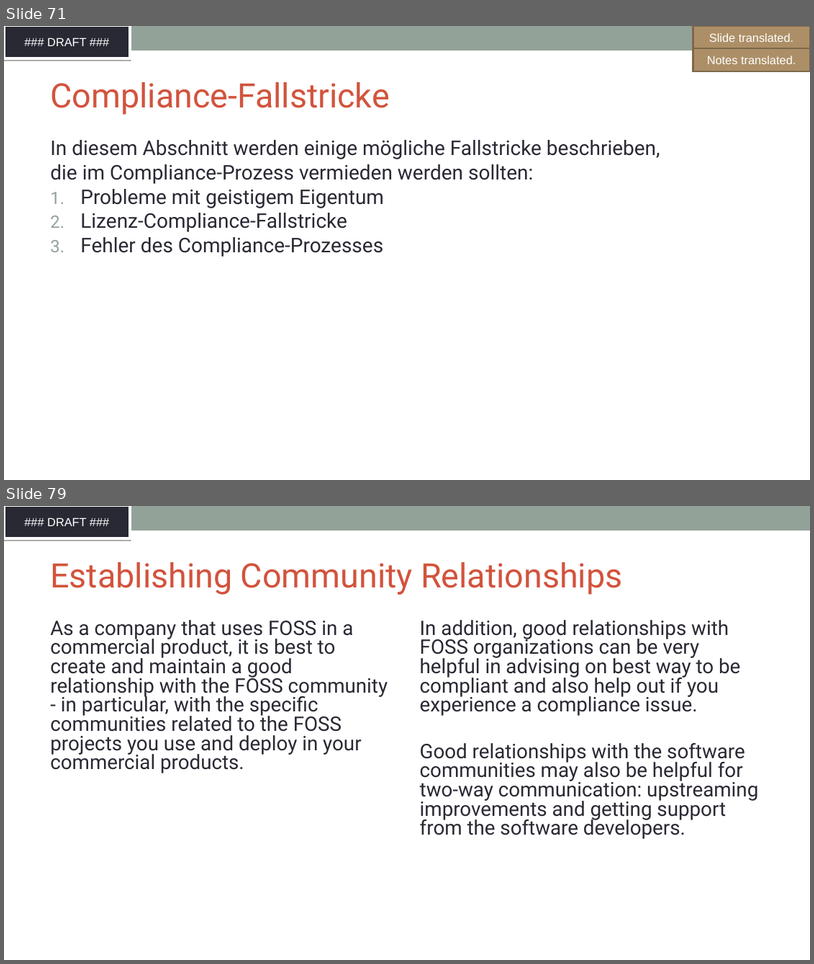
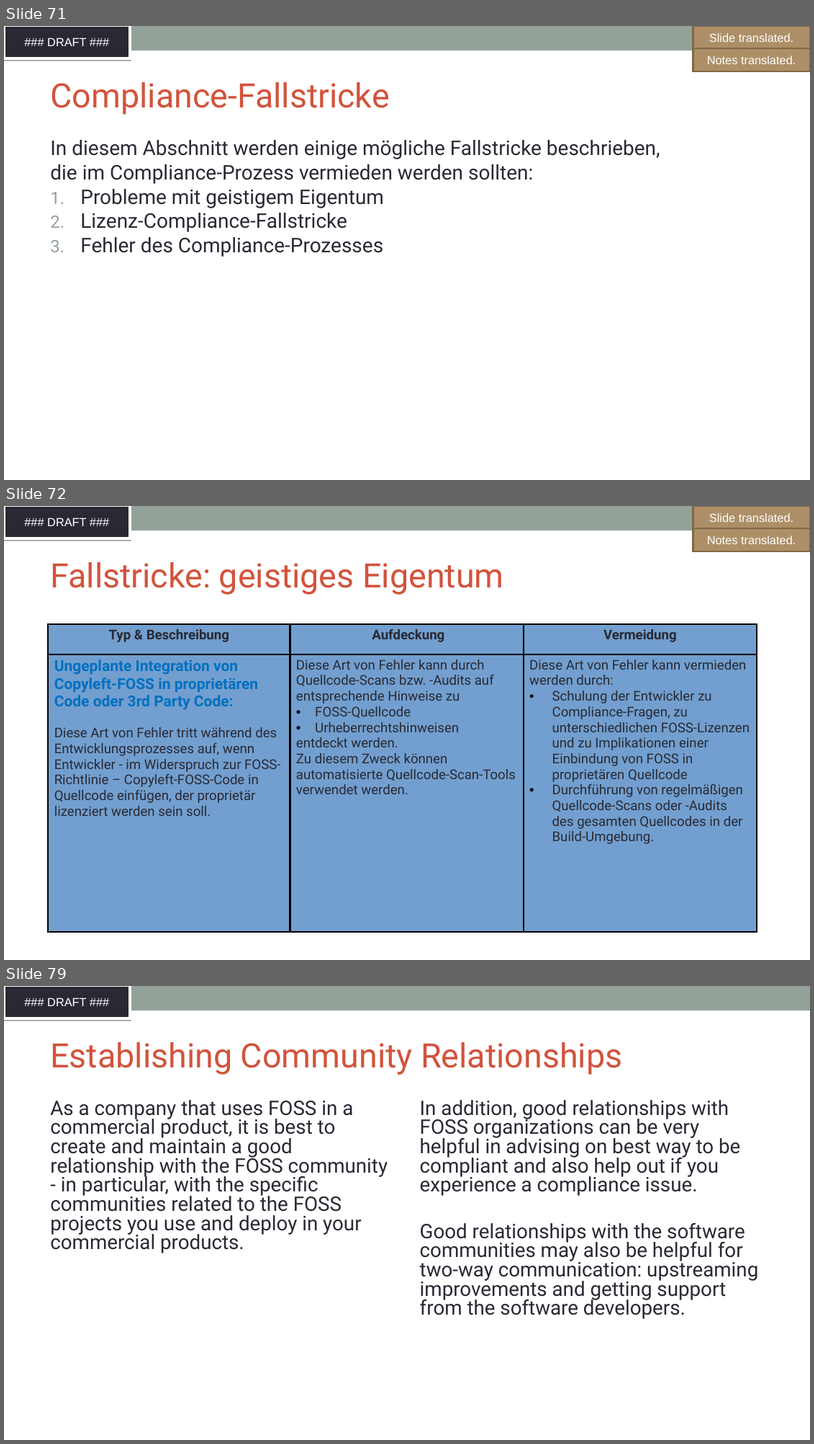
Before and after one commit to SThanheiser/curriculum, a slide deck: translation-DE/slides/DFT_openchain-curriculum-for-1-1_GER.odp. Shown one above the other, each under a label of ours: slides 71 and 79 before the commit, slides 71, 72 and 79 after it; the slides between them are not shown. The pictures are 814x964 and 814x1444 pixels, drawn with LibreOffice and Linux fonts; fonts in the diff are those of the drawing; background and template pictures are left out. Boxes give left, top, right and bottom in pixels: in the first picture for what was removed or moved away, otherwise in the second. Text is boxed around its words. In the diff, an @@ line names an element or a change of style, - is before the commit and + after.

```diff
--- a/translation-DE/slides/DFT_openchain-curriculum-for-1-1_GER.odp
+++ b/translation-DE/slides/DFT_openchain-curriculum-for-1-1_GER.odp
@@ slide 72 added at (4,506,810,960), background #FFFFFF; not listed: 2 template elements that a slide beside it also shows @@
@@ freeform shape added at (694,506,810,529), fill #AD8F67, outline #7E684A 2.01 pt, 14 pt, text #FFFFFF @@
+GFX translated.
@@ freeform shape added at (694,506,810,529), fill #AD8F67, outline #7E684A 2.01 pt, 14 pt, text #FFFFFF @@
+Slide translated.
@@ freeform shape added at (694,528,810,551), fill #AD8F67, outline #7E684A 2.01 pt, 14 pt, text #FFFFFF @@
+Notes translated.
@@ title added at (50,562,504,595), 40 pt, text #D2533C @@
+Fallstricke: geistiges Eigentum
@@ table added at (48,624,757,932), 2 rows, 3 columns @@
+Typ & Beschreibung | Aufdeckung | Vermeidung
+Ungeplante Integration von Copyleft-FOSS in proprietären Code oder 3rd Party Code: / Diese Art von Fehler tritt während des Entwicklungsprozesses auf, wenn Entwickler - im Widerspruch zur FOSS-Richtlinie – Copyleft-FOSS-Code in Quellcode einfügen, der proprietär lizenziert werden sein soll. | Diese Art von Fehler kann durch Quellcode-Scans bzw. -Audits auf entsprechende Hinweise zu / FOSS-Quellcode / Urheberrechtshinweisen / entdeckt werden. / Zu diesem Zweck können automatisierte Quellcode-Scan-Tools verwendet werden. | Diese Art von Fehler kann vermieden werden durch: / Schulung der Entwickler zu Compliance-Fragen, zu unterschiedlichen FOSS-Lizenzen und zu Implikationen einer Einbindung von FOSS in proprietären Quellcode / Durchführung von regelmäßigen Quellcode-Scans oder -Audits des gesamten Quellcodes in der Build-Umgebung.
```
Also in this commit, not shown: 6 other slides added, 7 slides removed, 1 other file.
